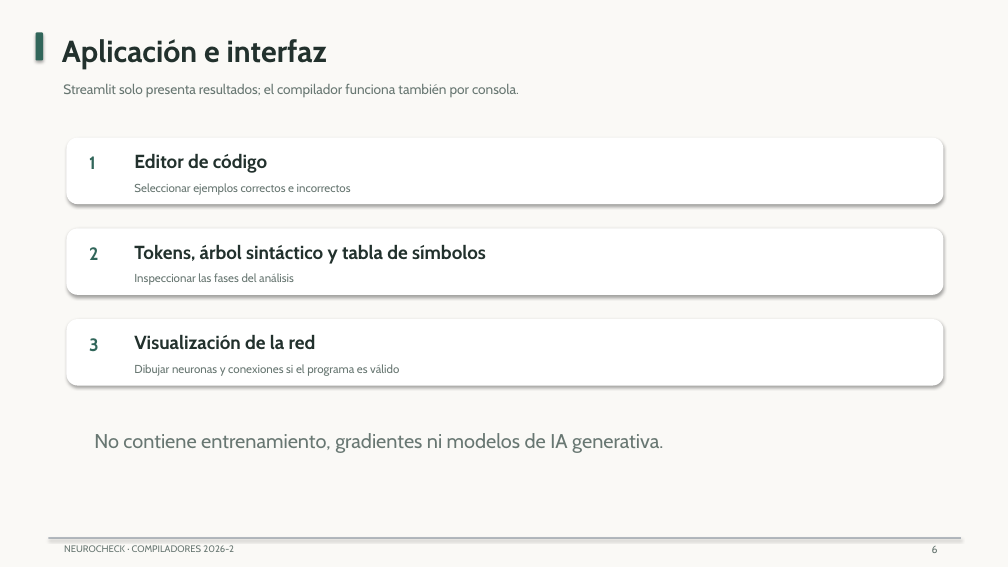
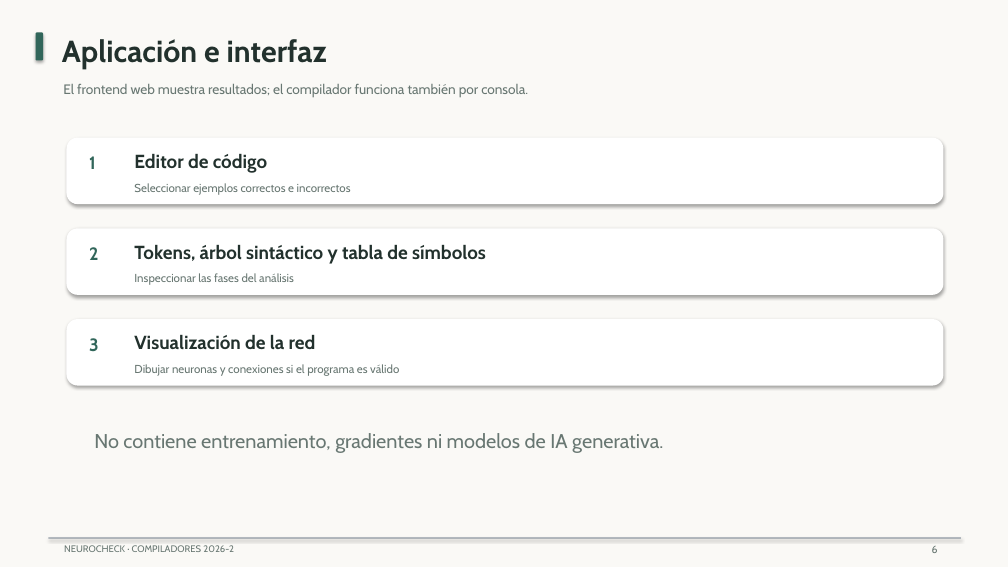
Before and after one commit to AlexBKG/NeuroCheck, a slide deck: slide 6 of docs/entregables/Presentacion_NeuroCheck.pptx. Drawn at 1008x567 pixels with LibreOffice and Linux fonts; fonts in the diff are those of the drawing. Boxes give left, top, right and bottom in pixels: in the first picture for what was removed or moved away, otherwise in the second. Text is boxed around its words. In the diff, an @@ line names an element or a change of style, - is before the commit and + after.

```diff
--- a/docs/entregables/Presentacion_NeuroCheck.pptx
+++ b/docs/entregables/Presentacion_NeuroCheck.pptx
@@ text at bbox=[63, 84, 528, 97]: text changed @@
-Streamlit solo presenta resultados; el compilador funciona también por consola.
+El frontend web muestra resultados; el compilador funciona también por consola.
```
Also in this commit, not shown: 1 other slide changed, 29 other files.
